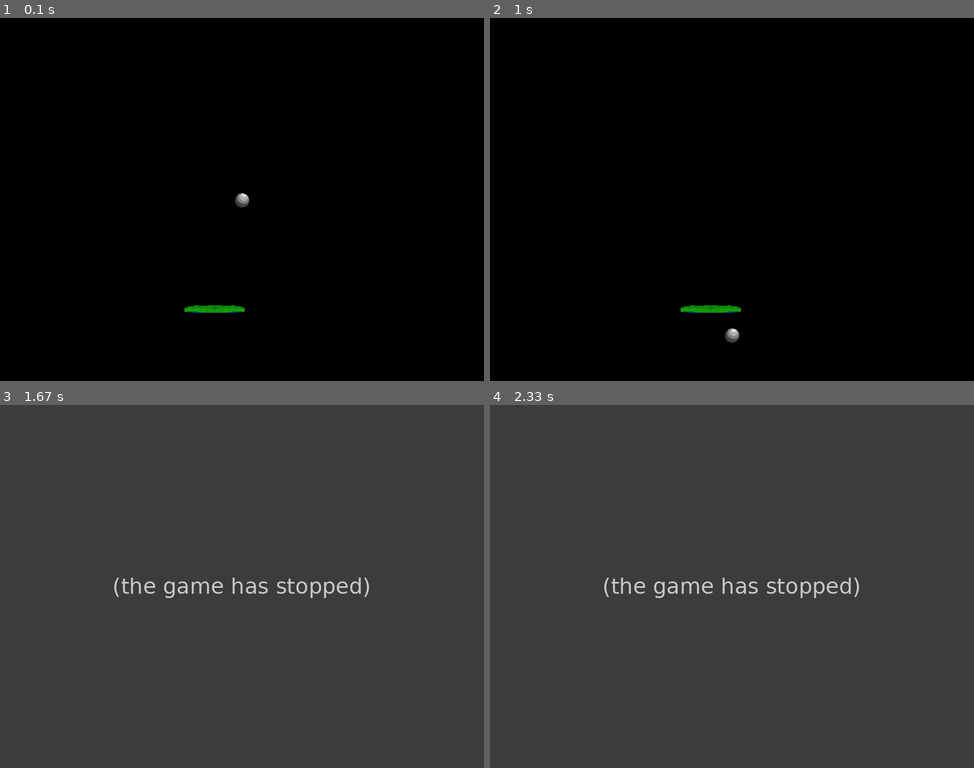
Above: before the commit, frames 1-4 (two rows, left to right).
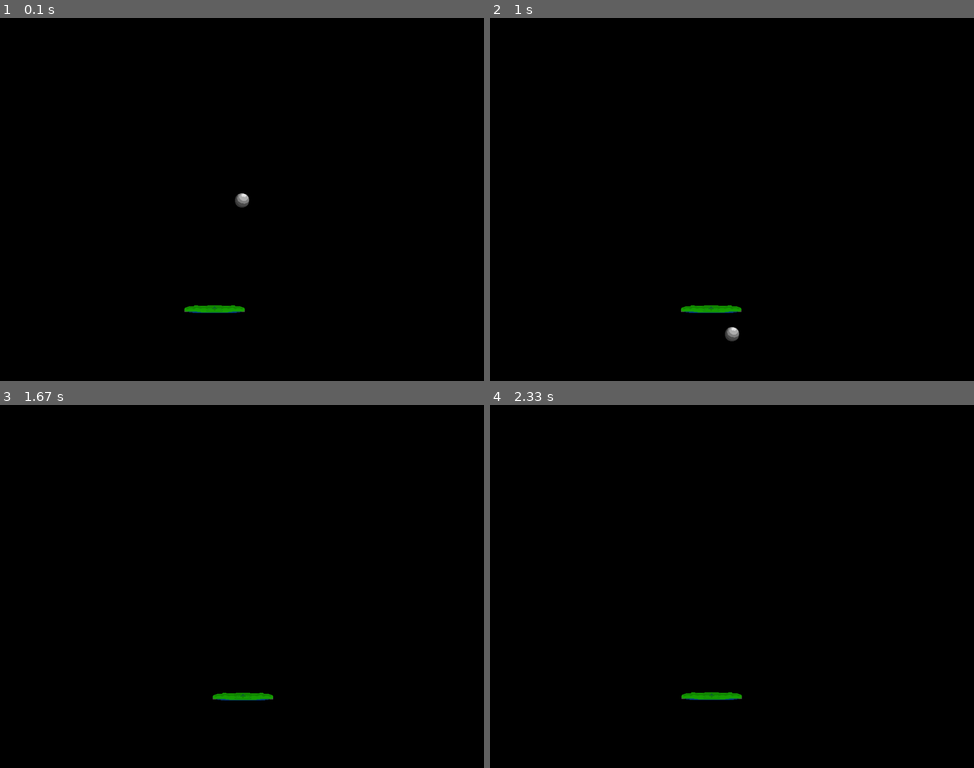
Above: after the commit, the same moments.

Repository: orthodoxego/hitting-ball-pygame
Game: pygame game, started from hit-hit-hitting!.py
Same seed, same stepped clock (60 frames per second), same inputs: the game is played once before the commit and once after it.
Inputs (mouse positions are in pixels of both pictures, inside the frame that each line leads up to):
- Up to frame 1 (0.1 s): no input
- Up to frame 2 (1 s): hold Right 0.33-0.8 s; move the mouse to (712, 214) at 0.37 s; hold Up from 0.83 s (still down); move the mouse to (886, 188) at 0.87 s
- Up to frame 3 (1.67 s): release Up at 1.13 s; click (290, 666) at 1.22 s; hold Right from 1.5 s (still down); click (91, 532) at 1.58 s
- Up to frame 4 (2.33 s): release Right at 1.97 s; hold Left from 2 s (still down); click (804, 459) at 2.08 s

Frame 1 is identical in both runs. In frame 2, less than 0.1% of the frame differs, in the area x 39-52%, y 79-90%; in frame 3, 100%; in frame 4, 100%, in the area x 0-100%, y 0-100%.
Before the commit the program exited at 1.18 s; later frames show no game.

Commit message:
Доработка физики столкновений и поведения шара.

Diff:
--- a/game_classes/ball.py
+++ b/game_classes/ball.py
@@ -4,9 +4,6 @@
 
 @dataclass
 class BallData:
-    x: float
-    y: float
-
     speed_x: float
     speed_y: float
 
@@ -20,42 +17,80 @@
         x = (Setup.screen_width - rect.width) // 2
         y = (Setup.screen_height - rect.width) // 2
         rect.x, rect.y = x, y
-        self.ball = BallData(x=x, y=y, skin=skin, rect=rect, speed_x=Setup.speed_ball_x, speed_y=Setup.speed_ball_y)
+        self.ball = BallData(skin=skin, rect=rect, speed_x=Setup.speed_ball_x, speed_y=Setup.speed_ball_y)
+
+    @property
+    def speed_y(self):
+        return self.ball.speed_y
+
+    @speed_y.setter
+    def speed_y(self, value):
+        self.ball.speed_y = value
+
+    @property
+    def speed_x(self):
+        return self.ball.speed_x
+
+    @speed_x.setter
+    def speed_x(self, value):
+        self.ball.speed_x = value
 
     @property
     def width(self):
         return self.ball.rect.width
 
-    def __set_speed(self, delta):
-        self.ball.x += self.ball.speed_x
+    @property
+    def height(self):
+        return self.ball.rect.height
+
+    @property
+    def x(self):
+        return self.ball.rect.x
+
+    @x.setter
+    def x(self, value):
+        self.ball.rect.x = value
+        return
+
+    @property
+    def y(self):
+        return self.ball.rect.y
+
+    @y.setter
+    def y(self, value):
+        self.ball.rect.y = value
+        return
+
+    def __change_speed(self, delta):
+        """Изменение скорости по X и Y."""
+        self.x += self.ball.speed_x
         self.ball.speed_y += Setup.ball_acceleration
-        self.ball.y += self.ball.speed_y * delta
+        self.y += self.ball.speed_y * delta
 
     def act(self, delta):
         # Прирастить скорость
-        self.__set_speed(delta)
-
+        self.__change_speed(delta)
         # Проверить соударения со стенами
         self.__check_up_left_right(delta)
 
-        self.update_rect()
-
-    def update_rect(self):
-        # Установить прямоугольник для столкновений
-        self.ball.rect.x, self.ball.rect.y = self.ball.x, self.ball.y
+    def collision_up(self, delta):
+        self.y = 0
+        self.ball.speed_y = Setup.FPS * 50 * delta
 
     def __check_up_left_right(self, delta):
-        """Проверяет соударение и изменяет координаты и скорости."""
-        if self.ball.y < 0:
-            self.ball.y = 0
-            self.ball.speed_y = Setup.FPS * 50 * delta
+        """Проверяет соударение с границами экрана
+        и изменяет координаты и скорость."""
 
-        if self.ball.x + self.width > Setup.screen_width:
+        # Столкновение с препятствием сверху
+        if self.y < 0:
+            self.collision_up(delta)
+
+        # Правая граница
+        if self.x + self.width > Setup.screen_width:
             self.ball.speed_x = -self.ball.speed_x * 0.98
-            self.ball.x = Setup.screen_width - self.width
+            self.x = Setup.screen_width - self.width
 
-        if self.ball.x < 0:
+        # Левая граница
+        if self.x < 0:
             self.ball.speed_x = -self.ball.speed_x * 0.98
-            self.ball.x =0
-
-        self.update_rect()
+            self.x = 0
--- a/game_classes/hithitengine.py
+++ b/game_classes/hithitengine.py
@@ -10,6 +10,12 @@
 class HitHitEngine:
 
     def __init__(self, game):
+        """Инициализация:
+        -- текстуры;
+        -- класс игрока;
+        -- класс шара;
+        -- класс вывода изображений;
+        -- контроллер."""
         textures = Textures()
         self.__player = Player(textures.player)
         self.__ball = Ball(textures.ball)
@@ -19,60 +25,68 @@
         self.game = game
 
     def draw(self, scene: pygame.display):
+        """Взаимодействие с View."""
         self.__view.player_draw(scene, self.__player)
         self.__view.ball_draw(scene, self.__ball)
 
-    def act(self, pygame, delta: float):
-        """Обработка данных в главном цикле."""
-
-        # Шарик вылетел за нижнюю границу экрана. СТОП.
+    def __is_ball_down_screen(self):
+        """Шарик вылетел за нижнюю границу экрана. СТОП."""
         if self.__ball.ball.rect.y > Setup.screen_height:
             return False
-
-        result = True
-        result *= self.__controller.act(pygame, delta)
-
-        # Движение шарика
-        self.__ball.act(delta)
-        self.check_collision_player_and_ball(self.__player.player.rect, self.__ball.ball.rect, delta)
-
-        return result
+        return True
 
     def check_collision_player_and_ball(self, a, b, delta):
         """Проверяет столкновение мяча и площадки"""
 
-        player = self.__player.player
-        ball = self.__ball.ball
+        player = self.__player
+        ball = self.__ball
 
-        last_y = player.rect.y
-        player.rect.y += player.energy_y
+        # Необходимо для восстановления позиции площадки после удара мяча
+        last_y = player.y
+        player.y += player.energy_y
 
         # В случае столкновения:
         # Если ЛКМ нажата, то просто меняет вертикальную скорость
         # Если нет, то увеличивает на величину enegry_y для игрока
         if a.colliderect(b):
             if self.__controller.lkm_pressed:
-                """Если в этот момент левая кнопка нажата."""
+                # Если в этот момент левая кнопка нажата, то просто увеличить вертикальную скорость.
                 ball.speed_y = -ball.speed_y * Setup.correct_up
             else:
-                """Если в этот момент левая кнопка отпущена.
-                Добавляем ускорение от площадки"""
+                # Если в этот момент левая кнопка отпущена.
+                # Добавляем ускорение от величины ускорения площадки.
                 ball.speed_y = -ball.speed_y * Setup.correct_up + (player.energy_y * Setup.multiple_energy) * -1
-                ball.y = player.y - ball.rect.height
+                ball.y = player.y - ball.height
                 if abs(ball.speed_y) > Setup.FPS * 0.5:
                     player.energy_y = Setup.max_energy_player // 2
 
             # Вычисляет смещение от центра площадки
-            center_p = player.x + player.rect.width // 2
-            center_b = ball.x + ball.rect.width // 2
+            center_p = player.x + player.width // 2
+            center_b = ball.x + ball.width // 2
 
             # Горизонтальная скорость в зависимости от смещения от центра
             ball.speed_x = (ball.speed_x + (center_b - center_p) * Setup.angle_correction * delta) / 2
 
-            # Если шар провливается в площадку
-            if ball.rect.y + ball.rect.height > player.rect.y:
-                ball.rect.y = player.rect.y - ball.rect.height
-                ball.y = ball.rect.y
-                self.__ball.update_rect()
+            # Если шар проваливается в площадку
+            if ball.y + ball.height > player.y:
+                ball.y = player.y - ball.height
 
-        player.rect.y = last_y
+
+        player.y = last_y
+
+    def act(self, pygame, delta: float):
+        """Обработка данных в главном цикле."""
+        result = True
+        # Проверяет, вылетел ли шар вниз
+        # result *= self.__is_ball_down_screen()
+
+        # Обработка ввода
+        result *= self.__controller.act(pygame, delta)
+
+        # Движение шарика .act()
+        self.__ball.act(delta)
+
+        # Проверяет соударение шара и площадки
+        self.check_collision_player_and_ball(self.__player.player.rect, self.__ball.ball.rect, delta)
+
+        return result
--- a/game_classes/player.py
+++ b/game_classes/player.py
@@ -5,9 +5,6 @@
 
 @dataclass
 class PlayerData:
-    # Координаты (ваш Кэп)
-    x: int
-    y: int
 
     # Скин и прямоугольник для расчётов столкновения
     skin: pygame.image
@@ -26,7 +23,15 @@
         x = (Setup.screen_width - rect.width) // 2
         y = Setup.screen_height - rect.height * 10
         rect.x, rect.y = x, y
-        self.player = PlayerData(x=x, y=y, skin=skin, rect=rect)
+        self.player = PlayerData(skin=skin, rect=rect)
+
+    @property
+    def energy_y(self):
+        return self.player.energy_y
+
+    @energy_y.setter
+    def energy_y(self, value):
+        self.player.energy_y = value
 
     @property
     def width(self):
@@ -36,8 +41,7 @@
     @property
     def x(self):
         """Вернёт координату X игрока."""
-        self.player.rect.x = self.player.x
-        return self.player.x
+        return self.player.rect.x
 
     @x.setter
     def x(self, x):
@@ -46,20 +50,16 @@
             x = 0
         if x > Setup.screen_width - self.player.rect.width:
             x = Setup.screen_width - self.player.rect.width
-        self.player.x = x
-        self.player.rect.x = self.player.x
-
+        self.player.rect.x = x
 
     @property
     def y(self):
         """Вернёт координату Y игрока."""
-        self.player.rect.y = self.player.y
-        return self.player.y
+        return self.player.rect.y
 
     @y.setter
     def y(self, y):
-        self.player.y = y
-        self.player.rect.y = self.player.y
+        self.player.rect.y = y
 
     def mouse_button1_pressed(self, delta):
         """ЛКМ удерживается."""
--- a/view/view.py
+++ b/view/view.py
@@ -2,9 +2,9 @@
 
 class View:
 
-    def player_draw(self, scene, p):
-        scene.blit(p.player.skin, (p.player.x,
-                                   p.player.y + int(p.player.energy_y)))
+    def player_draw(self, scene, player):
+        scene.blit(player.player.skin, (player.x,
+                                   player.y + int(player.energy_y)))
 
-    def ball_draw(self, scene, b):
-        scene.blit(b.ball.skin, (b.ball.x, b.ball.y))
+    def ball_draw(self, scene, ball):
+        scene.blit(ball.ball.skin, (ball.x, ball.y))
